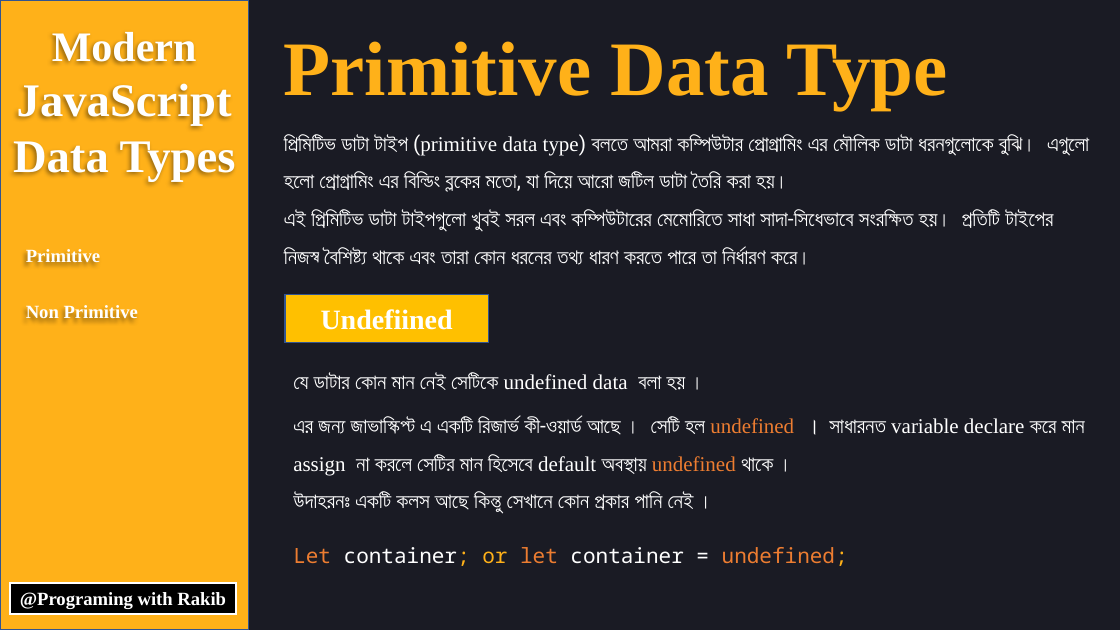
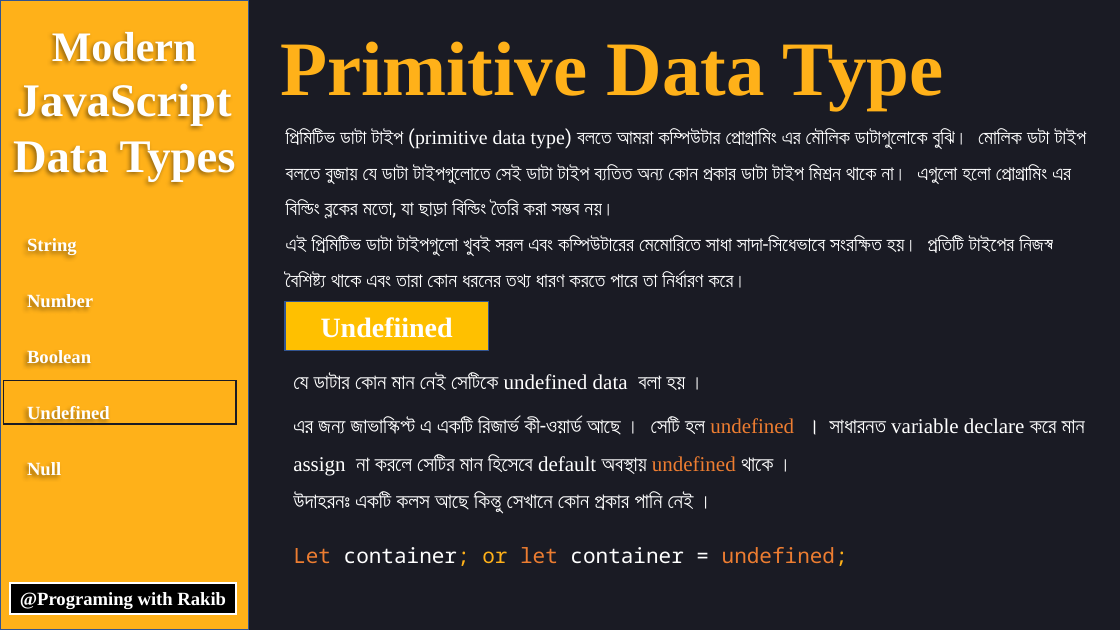
Before and after one commit to rakibmiah99/tutorial-resource, a slide deck: slide 9 of Javascript/data_types.pptx. Drawn at 1120x630 pixels with LibreOffice and Linux fonts; fonts in the diff are those of the drawing. Boxes give left, top, right and bottom in pixels: in the first picture for what was removed or moved away, otherwise in the second. Text is boxed around its words. In the diff, an @@ line names an element or a change of style, - is before the commit and + after.

Commit message:
prime number

```diff
--- a/Javascript/data_types.pptx
+++ b/Javascript/data_types.pptx
@@ text "Primitive Data Type": place and size @@
-text "Primitive Data Type" at [284, 41, 948, 110]
+text "Primitive Data Type" at [280, 41, 944, 110]
@@ text at [286, 128, 1087, 219]: text changed; size 18 to 17 pt @@
-প্রিমিটিভ ডাটা টাইপ (primitive data type) বলতে আমরা কম্পিউটার প্রোগ্রামিং এর মৌলিক ডাটা ধরনগুলোকে বুঝি। এগুলো হলো প্রোগ্রামিং এর বিল্ডিং ব্লকের মতো, যা দিয়ে আরো জটিল ডাটা তৈরি করা হয়।
+প্রিমিটিভ ডাটা টাইপ (primitive data type) বলতে আমরা কম্পিউটার প্রোগ্রামিং এর মৌলিক ডাটাগুলোকে বুঝি। মোলিক ডটা টাইপ বলতে বুজায় যে ডাটা টাইপগুলোতে সেই ডাটা টাইপ ব্যতিত অন্য কোন প্রকার ডাটা টাইপ মিশ্রন থাকে না। এগুলো হলো প্রোগ্রামিং এর বিল্ডিং ব্লকের মতো, যা ছাড়া বিল্ডিং তৈরি করা সম্ভব নয়।
@@ text added at [27, 238, 110, 475], 16 pt, text #FFFFFF, bold @@
+String
+Number
+Boolean
+Undefined
+Null
@@ text at [286, 236, 1053, 288]: size 18 to 17 pt in "এই প্রিমিটিভ ডাটা টাইপগুলো খুবই সরল এবং ..." @@
@@ text removed at [26, 249, 138, 320] @@
-Primitive
-Non Primitive
@@ rectangle "Undefiined": place and size @@
-rectangle "Undefiined" at [285, 294, 488, 343]
+rectangle "Undefiined" at [285, 302, 488, 350]
@@ rectangle added at [3, 381, 236, 424], outline #1A1B24 1 pt @@
```
Also in this commit, not shown: 15 other slides changed, 5 other files.
